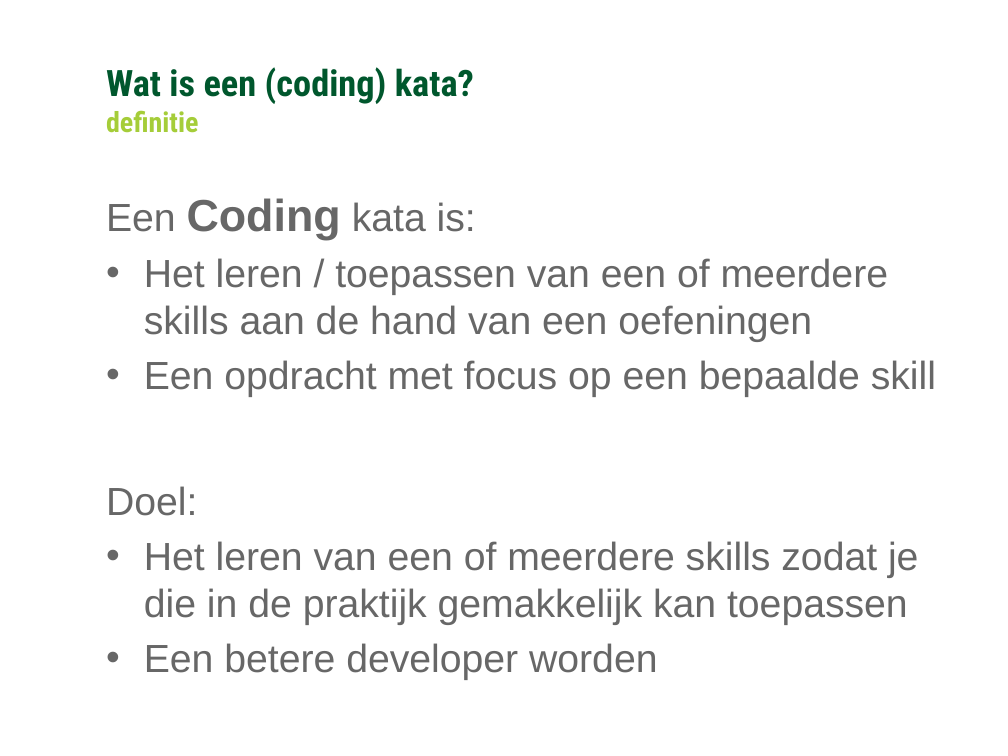
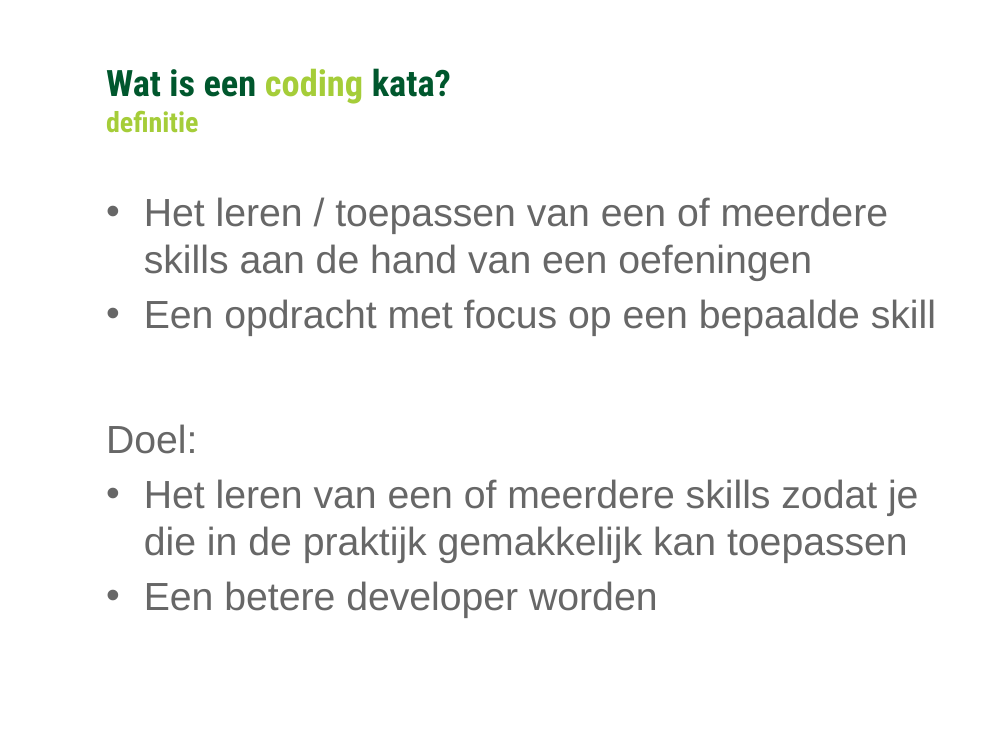
Before and after one commit to Ozindar/GCUnitTestDojo, a slide deck: slide 7 of Algemeen over Dojos/Coding Dojo.pptx. Drawn at 1008x756 pixels with LibreOffice and Linux fonts; fonts in the diff are those of the drawing; background and template pictures are left out. Boxes give left, top, right and bottom in pixels: in the first picture for what was removed or moved away, otherwise in the second. Text is boxed around its words. In the diff, an @@ line names an element or a change of style, - is before the commit and + after.

```diff
--- a/Algemeen over Dojos/Coding Dojo.pptx
+++ b/Algemeen over Dojos/Coding Dojo.pptx
@@ text at (x1=106, y1=68, x2=451, y2=104): text changed @@
-Wat is een (coding) kata?
+Wat is een coding kata?
@@ text at (x1=106, y1=198, x2=476, y2=240): paragraph removed @@
-Een Coding kata is:
```
Also in this commit, not shown: 6 other slides changed, 2 other files.
